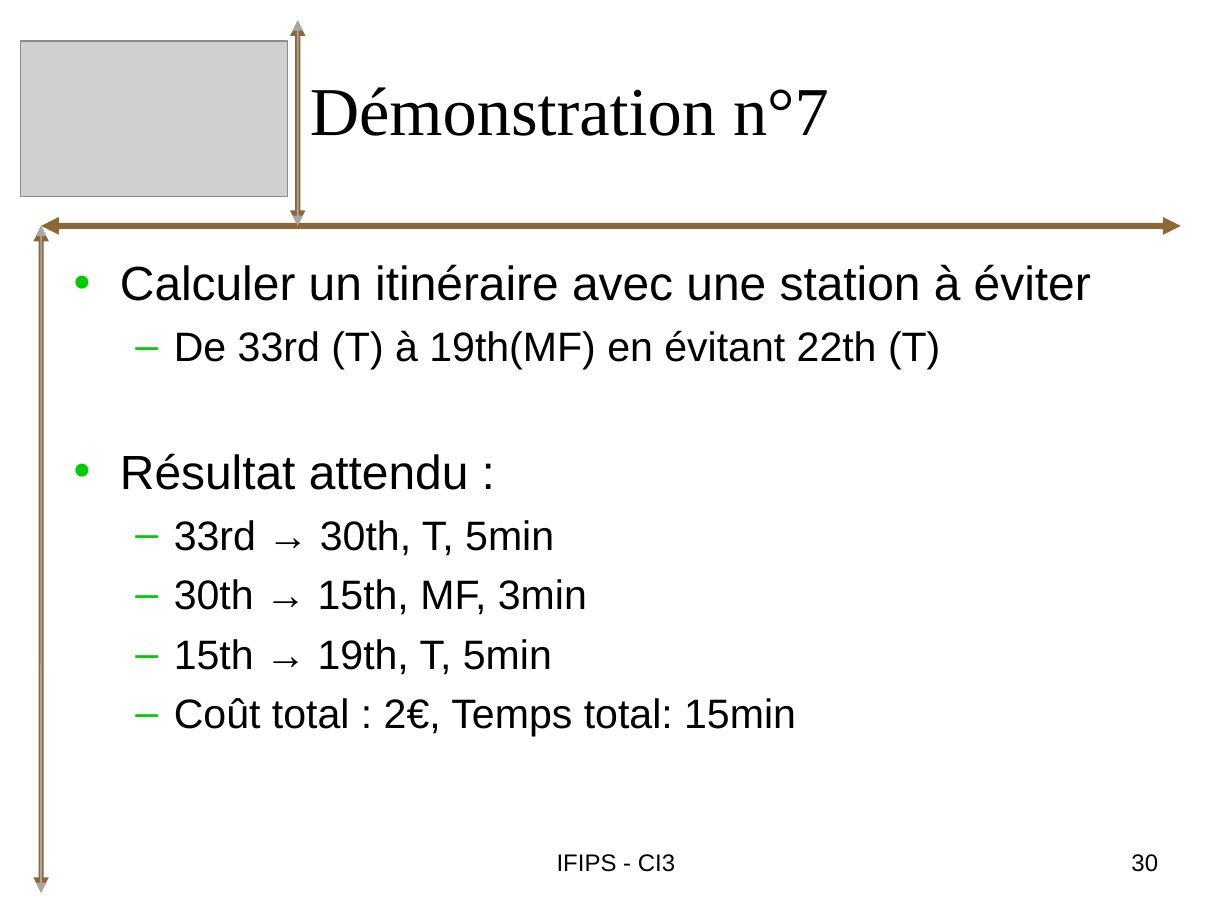
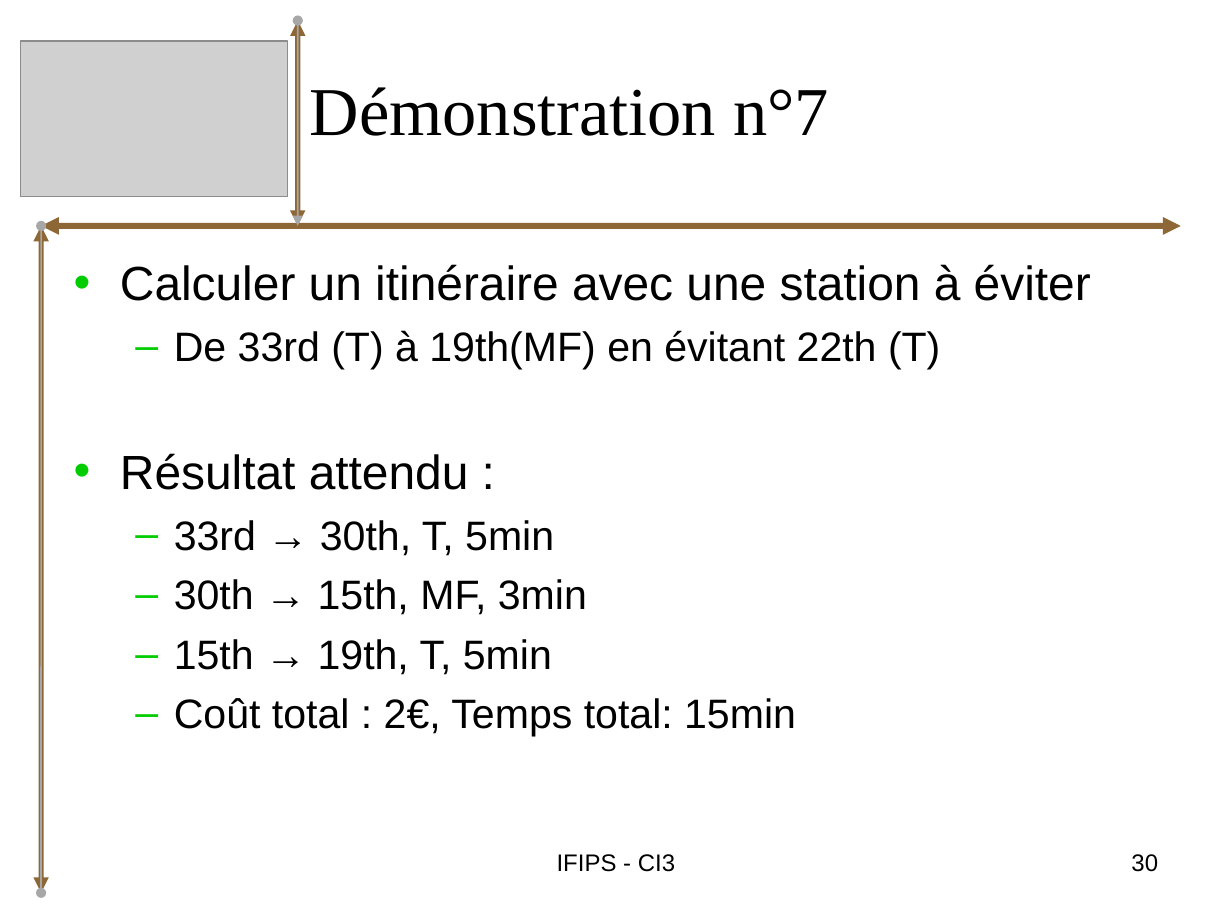
Before and after one commit to bryan-brancotte/projetgl-2008, a slide deck: slide 30 of doc/Soutenance/iGo_Presentation.ppt. Drawn at 1232x924 pixels with LibreOffice and Linux fonts; fonts in the diff are those of the drawing; grey boxes stand for pictures. Boxes give left, top, right and bottom in pixels: in the first picture for what was removed or moved away, otherwise in the second. Text is boxed around its words. In the diff, an @@ line names an element or a change of style, - is before the commit and + after.

```diff
--- a/doc/Soutenance/iGo_Presentation.ppt
+++ b/doc/Soutenance/iGo_Presentation.ppt
@@ double arrow (298, 225) - (298, 21): arrowheads changed @@
@@ double arrow (41, 893) - (41, 225): arrowheads changed @@
```
Also in this commit, not shown: 4 other slides changed.
